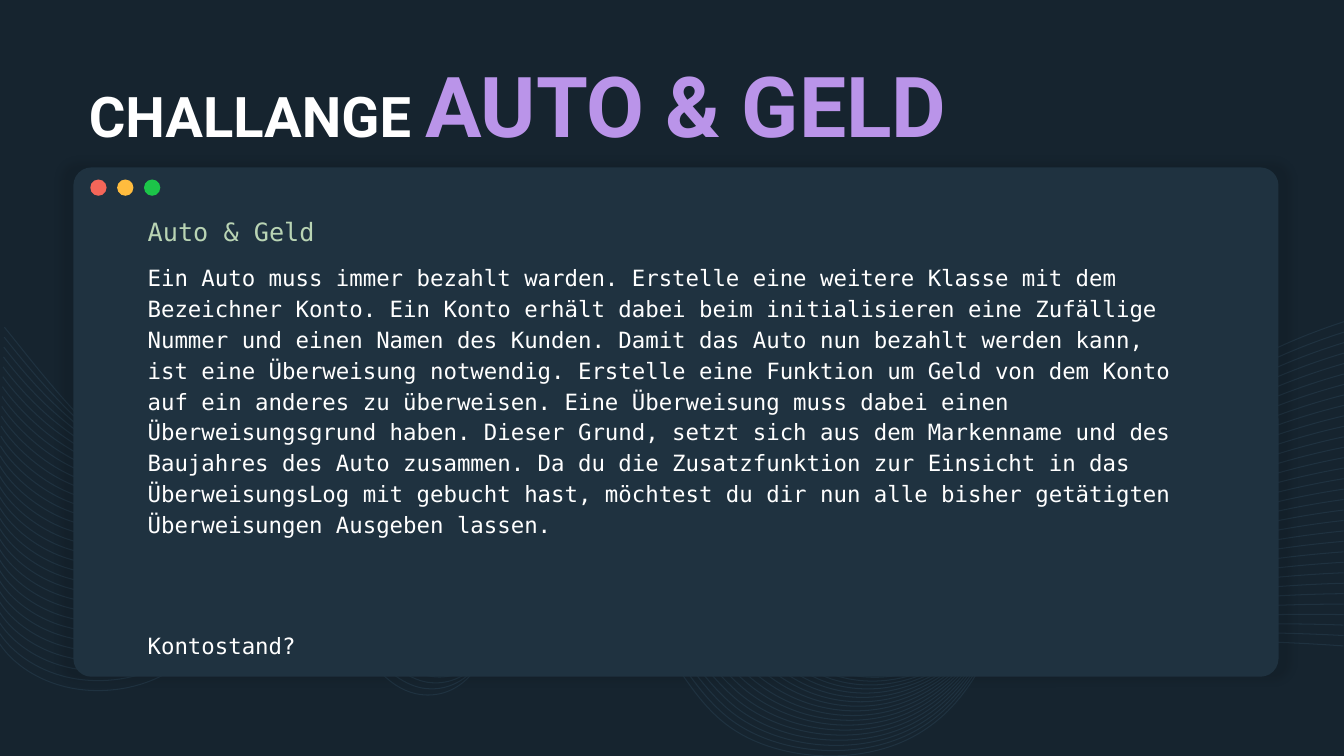
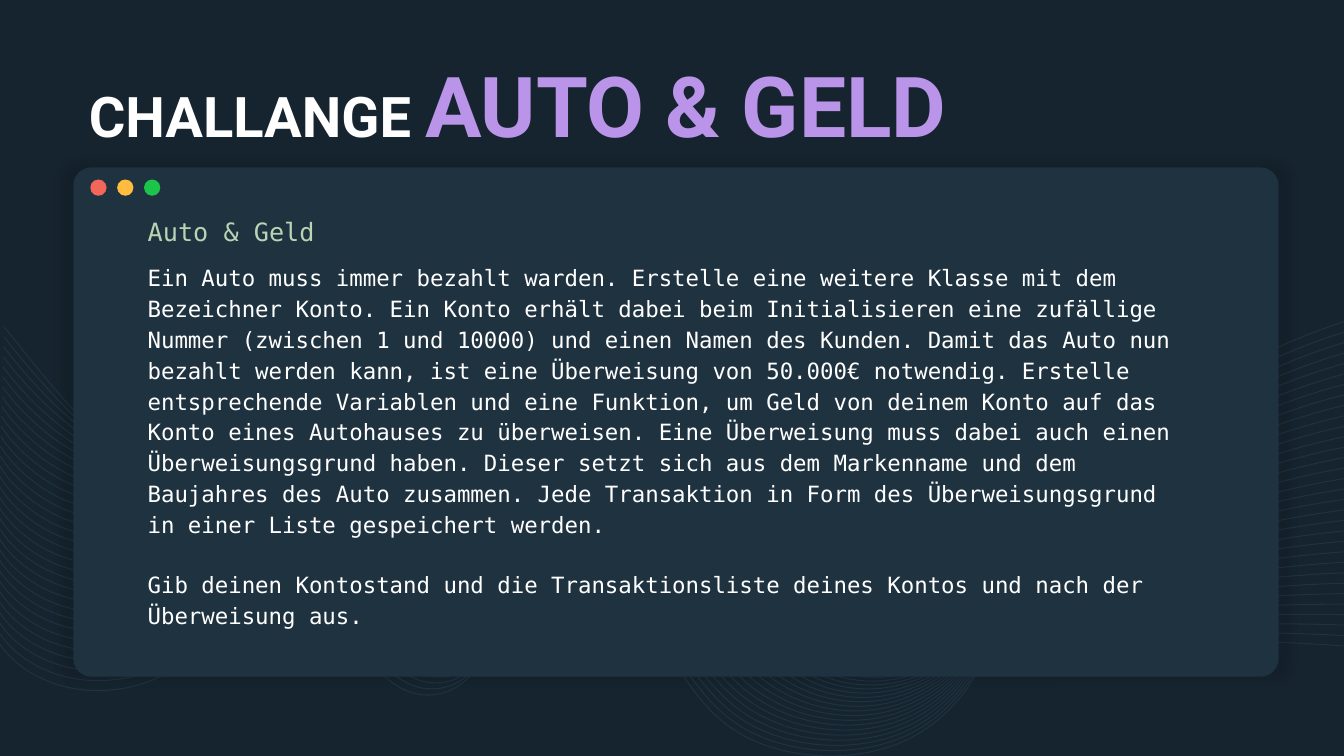
Before and after one commit to derech1e/python-beginner-course, a slide deck: slide 13 of 004/lesson_4.pptx. Drawn at 1344x756 pixels with LibreOffice and Linux fonts; fonts in the diff are those of the drawing. Boxes give left, top, right and bottom in pixels: in the first picture for what was removed or moved away, otherwise in the second. Text is boxed around its words. In the diff, an @@ line names an element or a change of style, - is before the commit and + after.

```diff
--- a/004/lesson_4.pptx
+++ b/004/lesson_4.pptx
@@ text at box(148, 269, 1170, 629): text changed @@
-Ein Auto muss immer bezahlt warden. Erstelle eine weitere Klasse mit dem Bezeichner Konto. Ein Konto erhält dabei beim initialisieren eine Zufällige Nummer und einen Namen des Kunden. Damit das Auto nun bezahlt werden kann, ist eine Überweisung notwendig. Erstelle eine Funktion um Geld von dem Konto auf ein anderes zu überweisen. Eine Überweisung muss dabei einen Überweisungsgrund haben. Dieser Grund, setzt sich aus dem Markenname und des Baujahres des Auto zusammen. Da du die Zusatzfunktion zur Einsicht in das ÜberweisungsLog mit gebucht hast, möchtest du dir nun alle bisher getätigten Überweisungen Ausgeben lassen.
-Kontostand?
+Ein Auto muss immer bezahlt warden. Erstelle eine weitere Klasse mit dem Bezeichner Konto. Ein Konto erhält dabei beim Initialisieren eine zufällige Nummer (zwischen 1 und 10000) und einen Namen des Kunden. Damit das Auto nun bezahlt werden kann, ist eine Überweisung von 50.000€ notwendig. Erstelle entsprechende Variablen und eine Funktion, um Geld von deinem Konto auf das Konto eines Autohauses zu überweisen. Eine Überweisung muss dabei auch einen Überweisungsgrund haben. Dieser setzt sich aus dem Markenname und dem Baujahres des Auto zusammen. Jede Transaktion in Form des Überweisungsgrund in einer Liste gespeichert werden.
+Gib deinen Kontostand und die Transaktionsliste deines Kontos und nach der Überweisung aus.
```
Also in this commit, not shown: 2 other slides changed.
